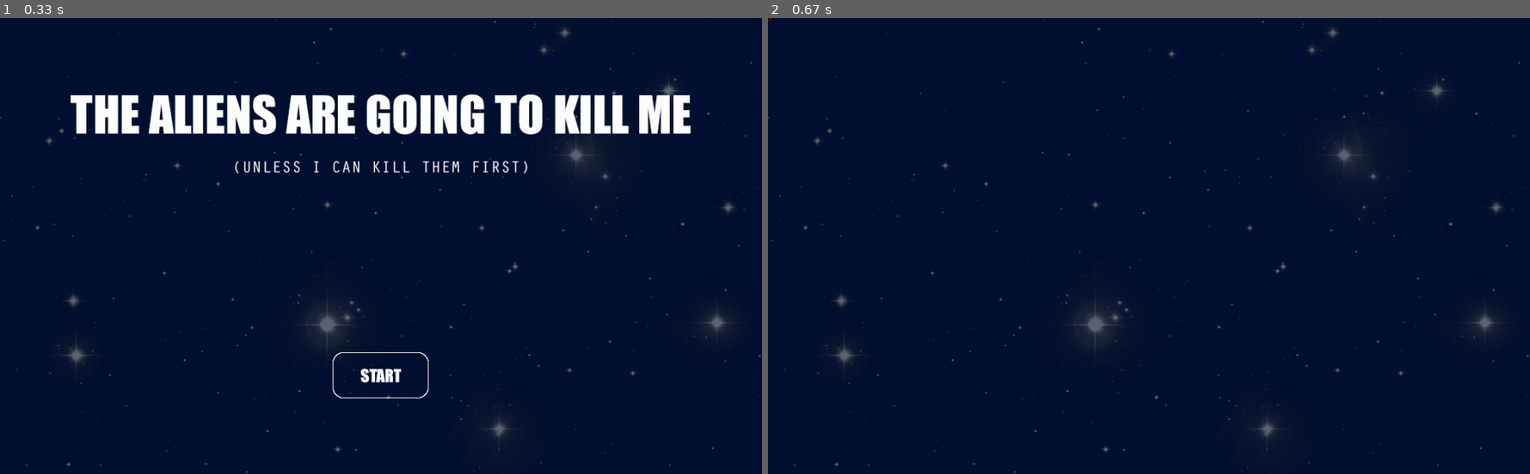
Above: before the commit, frames 1-2 (left to right).
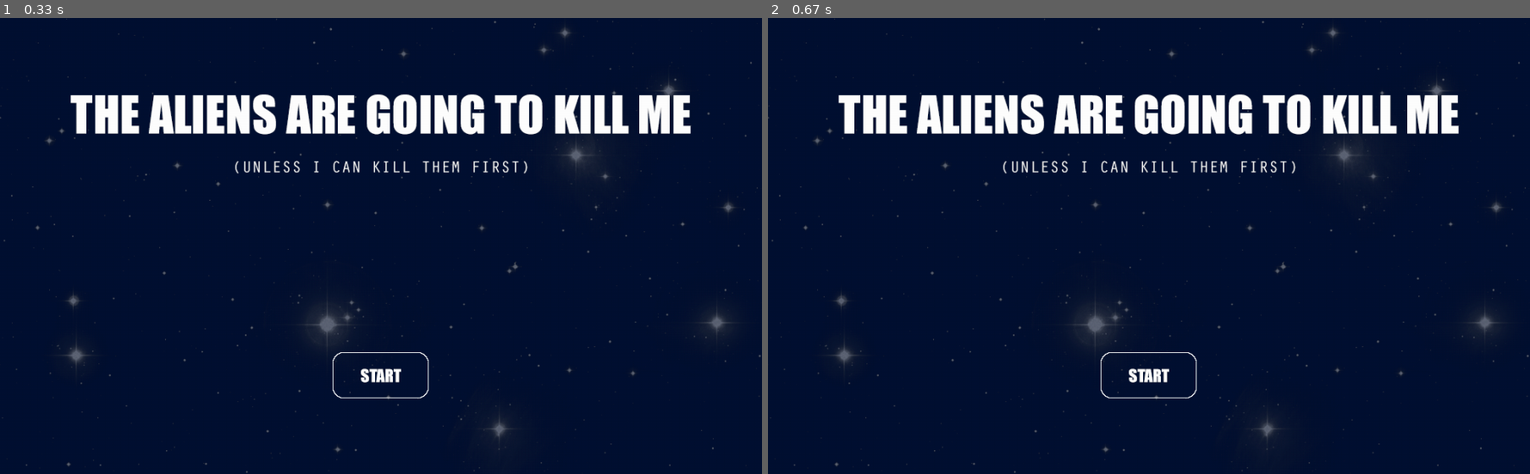
Above: after the commit, the same moments.

Repository: Daltro-Oliveira-Vinuto/game_aliens_with_pygame
Game: pygame game, started from aliens.py
Two runs of this game, one before a commit and one after it. Both use one fixed random seed, a clock stepped at 60 frames per second and the inputs below.
Inputs:
- Up to frame 1 (0.33 s): no input
- Up to frame 2 (0.67 s): tap Enter at 0.33 s

Frame 1 is identical in both runs. In frame 2, 5.5% of the frame differs, in the area x 0-91%, y 0-84%.

Commit message:
more pylint corrections

Diff:
--- a/aliens.py
+++ b/aliens.py
@@ -1,41 +1,67 @@
+"""This is the game alien invasion made in python with pygame """
+
 from __future__ import annotations
 import sys
 import pygame
 import pygame.locals
-from pygame.locals import QUIT, KEYDOWN, KEYUP, K_RETURN, K_ESCAPE # type: ignore
-from pygame.locals import K_LEFT, K_RIGHT, K_UP, K_DOWN, K_f # type: ignore
+#from pygame.locals import QUIT, KEYDOWN, KEYUP, K_RETURN, K_ESCAPE # type: ignore
+#from pygame.locals import K_LEFT, K_RIGHT, K_UP, K_DOWN, K_f # type: ignore
 from typing import Any
 
 from ships import Ship
 
 class Directions:
+    "This class allow simple access to directions to other objects"
     def __init__(self, left: bool=False, right:bool=False, \
-        up:bool =False, down:bool =False) -> None:
-        self.left: bool = left
-        self.right: bool  = right
-        self.up: bool= up
-        self.down: bool = down
+        upp:bool =False, down:bool =False) -> None:
+        self._left: bool = left
+        self._right: bool = right
+        self._upp: bool = upp
+        self._down: bool = down
+
+    @property
+    def upp(self) -> bool:
+        "encapusulate self._upp variable"
+        return self._upp
+    @property
+    def down(self) -> bool:
+        "encapusulate self._down variable"
+        return self._down
+    @property
+    def right(self) -> bool:
+        "encapusulate self._right variable"
+        return self._right
+    @property
+    def left(self) -> bool:
+        "encapusulate self._left variable"
+        return self._left
+
 
 class Keyboard:
-
+    "This class allows a convenient access to Keyboard to other objects using Directions"
     def __init__(self, directions: Directions) -> None:
         self.directions = directions
-        self.state: bool = False
-        self.state = self.get_state()
+        self._state: bool = False
+        self._state = self.get_state()
 
     def get_state(self) -> bool:
-        if self.directions.up or\
+        "Return the actual state of Directions using a boolean"
+        if self.directions.upp or\
         self.directions.down or\
         self.directions.left or\
         self.directions.down or \
-        self.state:
-            self.state = True
+        self._state:
+            self._state = True
         else:
-            self.state = False
+            self._state = False
 
-        return self.state
+        return self._state
 
-pygame.init()
+    @property
+    def state(self) -> bool:
+        "encapusulate self._state variable"
+        return self._state
+
 surface_width: int = 1024
 surface_height: int  = 614
 surface: Any = pygame.display.set_mode((surface_width, surface_height))
@@ -51,23 +77,24 @@
 
 
 def quit_game() -> None:
-    pygame.quit()
+    "free the resources of the game"
     sys.exit()
 
 def start_game() -> tuple[Ship, list[Ship], Keyboard]:
-    global game_started, game_ended
+    "function called when the game start to initialize objects"
 
-    keyboard: Keyboard = Keyboard(Directions())
+    start_keyboard: Keyboard = Keyboard(Directions())
     game_started = True
     game_ended = False
-    player: Ship = \
+    start_player: Ship = \
         Ship(surface_width/2.0, surface_height, pygame, surface, \
         image_player_path, image_bullet_player_path)
 
-    enemies: list[Ship] = []
-    return player, enemies, keyboard
+    start_enemies: list[Ship] = []
+    return start_player, start_enemies, start_keyboard
 
-def update_game(player: Ship, enemies: list[Ship], mouse_pos: tuple[int,int], mouse_pressed: tuple[bool,...], keyboard: Keyboard) -> None:
+def update_game(player: Ship, enemies: list[Ship], mouse_pos: tuple[int,int],\
+ mouse_pressed: tuple[bool,...], keyboard: Keyboard) -> None:
 
     if mouse_pressed[0]:
         # just for debugging
@@ -78,7 +105,7 @@
     if  keyboard.get_state():
         if keyboard.directions.left: player.move_left()
         if keyboard.directions.right: player.move_right()
-        if keyboard.directions.up: player.move_up()
+        if keyboard.directions.upp: player.move_up()
         if keyboard.directions.down: player.move_down()
     else:
         player.update_pos(mouse_pos)
@@ -100,47 +127,39 @@
         bullet_fired.draw()
 
 
-player: Ship
-enemies: list[Ship]
-keyboard: Keyboard
-player, enemies, keyboard = start_game()
-game_started = False # because start game sets this for True
-
-
 while True:
 
     mouse_pressed: tuple[bool,...] = pygame.mouse.get_pressed()
     mouse_pos: tuple[int,int] = pygame.mouse.get_pos()
 
     for event in pygame.event.get():
-        if event.type == QUIT:
+        if event.type == pygame.locals.QUIT:
             quit_game()
-        elif event.type == KEYDOWN:
-            if event.key == K_ESCAPE:
+        elif event.type == pygame.locals.KEYDOWN:
+            if event.key == pygame.locals.K_ESCAPE:
                 quit_game()
-            elif event.key == K_RETURN:
+            elif event.key == pygame.locals.K_RETURN:
                 player,enemies, keyboard  = start_game()
-            if game_started and event.key == K_f:
+            if game_started and event.key == pygame.locals.K_f:
                 player.fire()
-            if event.key == K_UP:
-                keyboard.directions.up = True
-            if event.key == K_DOWN:
+            if event.key == pygame.locals.K_UP:
+                keyboard.directions.upp = True
+            if event.key == pygame.locals.K_DOWN:
                 keyboard.directions.down = True
-            if event.key == K_LEFT:
+            if event.key == pygame.locals.K_LEFT:
                 keyboard.directions.left= True
-            if event.key == K_RIGHT:
+            if event.key == pygame.locals.K_RIGHT:
                 keyboard.directions.right = True
 
-        elif event.type == KEYUP:
-            if event.key == K_LEFT:
+        elif event.type == pygame.locals.KEYUP:
+            if event.key == pygame.locals.K_LEFT:
                 keyboard.directions.left = False
-            elif event.key == K_RIGHT:
+            elif event.key == pygame.locals.K_RIGHT:
                 keyboard.directions.right = False
-            elif event.key == K_UP:
-                keyboard.directions.up = False
-            elif event.key == K_DOWN:
+            elif event.key == pygame.locals.K_UP:
+                keyboard.directions.upp = False
+            elif event.key == pygame.locals.K_DOWN:
                 keyboard.directions.down = False
-
     if not game_started and not game_ended:
         surface.blit(start_image,(0,0))
     elif game_started and not game_ended:
